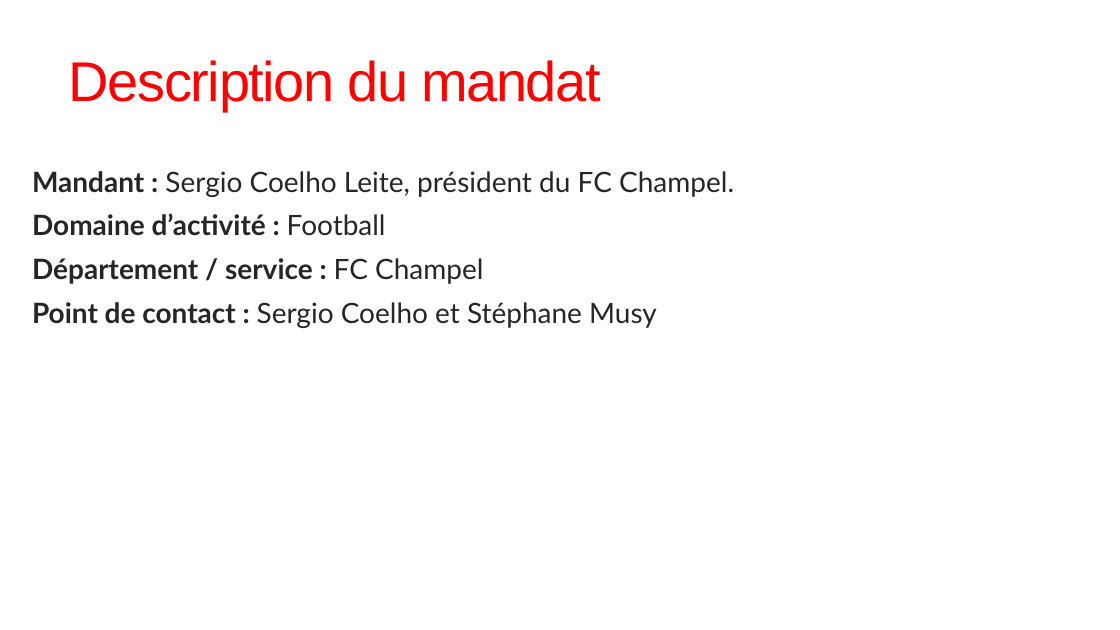
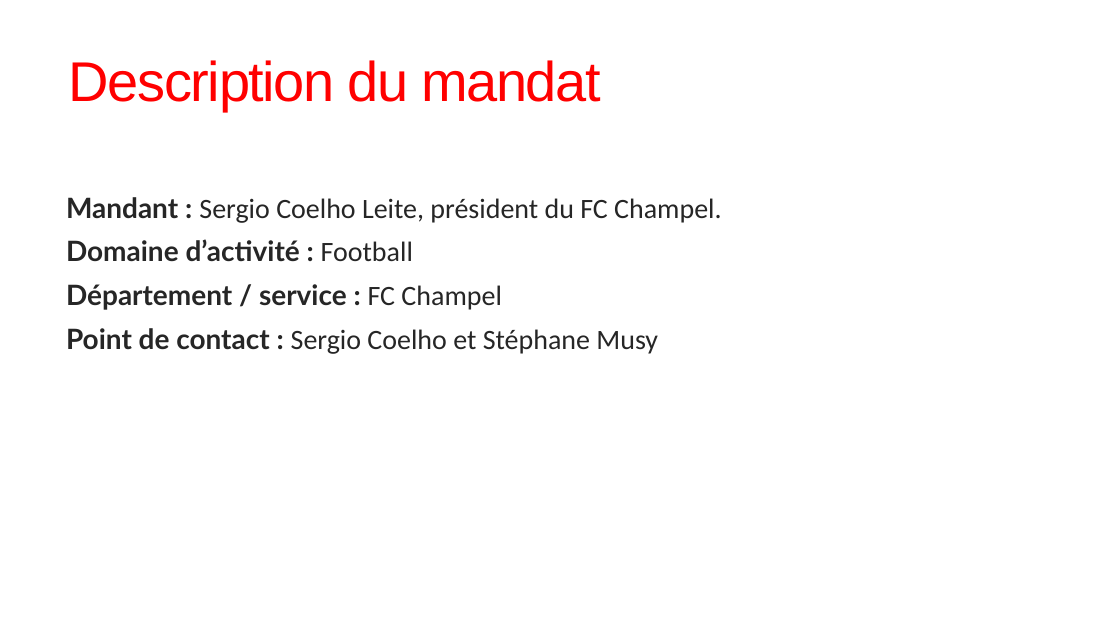
Before and after one commit to stevenfavre/Projet-sur-mandat---FC-Champel, a slide deck: slide 2 of Projet sur mandat - Analyase des besoins.pptx. Drawn at 1120x630 pixels with LibreOffice and Linux fonts; fonts in the diff are those of the drawing. Boxes give left, top, right and bottom in pixels: in the first picture for what was removed or moved away, otherwise in the second. Text is boxed around its words. In the diff, an @@ line names an element or a change of style, - is before the commit and + after.

Commit message:
Add files via upload
Support PowerPoint concernant notre Analyse des besoins

```diff
--- a/Projet sur mandat - Analyase des besoins.pptx
+++ b/Projet sur mandat - Analyase des besoins.pptx
@@ text "Mandant : Sergio Coelho Leite, ...": place and size @@
-text "Mandant : Sergio Coelho Leite, ..." at <box>32,171,734,328</box>
+text "Mandant : Sergio Coelho Leite, ..." at <box>66,197,721,354</box>
@@ text "Mandant : Sergio Coelho Leite, ..." at <box>66,197,721,354</box>: font Lato to Calibri in "Sergio Coelho Leite, président du FC Champel.", "Football", "FC Champel", "Sergio Coelho et Stéphane Musy" @@
```
Also in this commit, not shown: 9 other slides changed.
